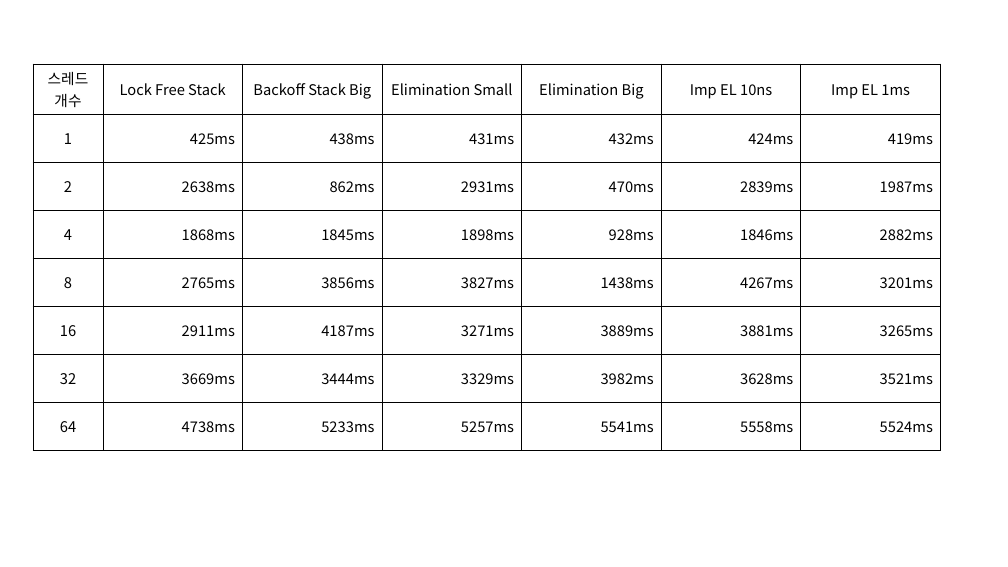
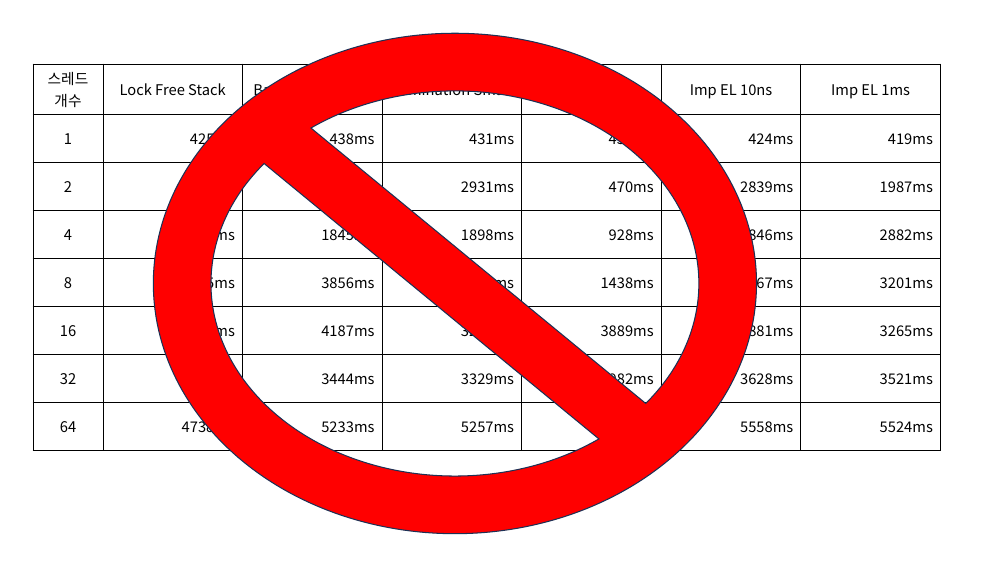
Before and after one commit to niche0905/MultiThreadStudy, a slide deck: slide 6 of 참고자료/결과 자료.pptx. Drawn at 1008x567 pixels with LibreOffice and Linux fonts; fonts in the diff are those of the drawing. Boxes give left, top, right and bottom in pixels: in the first picture for what was removed or moved away, otherwise in the second. Text is boxed around its words. In the diff, an @@ line names an element or a change of style, - is before the commit and + after.

```diff
--- a/참고자료/결과 자료.pptx
+++ b/참고자료/결과 자료.pptx
@@ no-entry sign added at (x1=154, y1=33, x2=757, y2=534), fill #FF0000, outline #1E3256 1 pt @@
```
Also in this commit, not shown: 4 other slides changed, 9 slides added.
